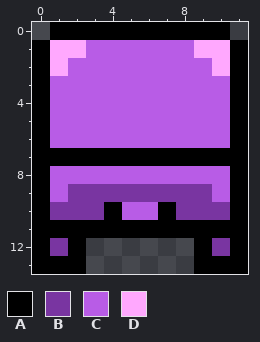
File history of a pixel-art file, assets/sprites/projects/night_table.aseprite. Above, as it was before the edit.
12x14 pixels, 1 frame.
Palette (. is transparent): A #000000  B #7935a1  C #b85ce6  D #ffa8fe
Pixels before, first column x 0:
 0 .AAAAAAAAAA.
 1 ADDCCCCCCDDA
 2 ADCCCCCCCCDA
 3 ACCCCCCCCCCA
 4 ACCCCCCCCCCA
 5 ACCCCCCCCCCA
 6 ACCCCCCCCCCA
 7 AAAAAAAAAAAA
 8 ACCCCCCCCCCA
 9 ACBBBBBBBBCA
10 ABBBACCABBBA
11 AAAAAAAAAAAA
12 ABA......ABA
13 AAA......AAA
And afterwards:
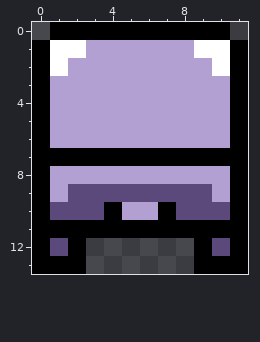
Diff:
{"change": "layer \"Layer 2\" colour added"}
{"colour":"B","old":"#7935a1","new":"#5b497c"}
{"colour":"C","old":"#b85ce6","new":"#b2a0d3"}
{"colour":"D","old":"#ffa8fe","new":"#ffffff"}
